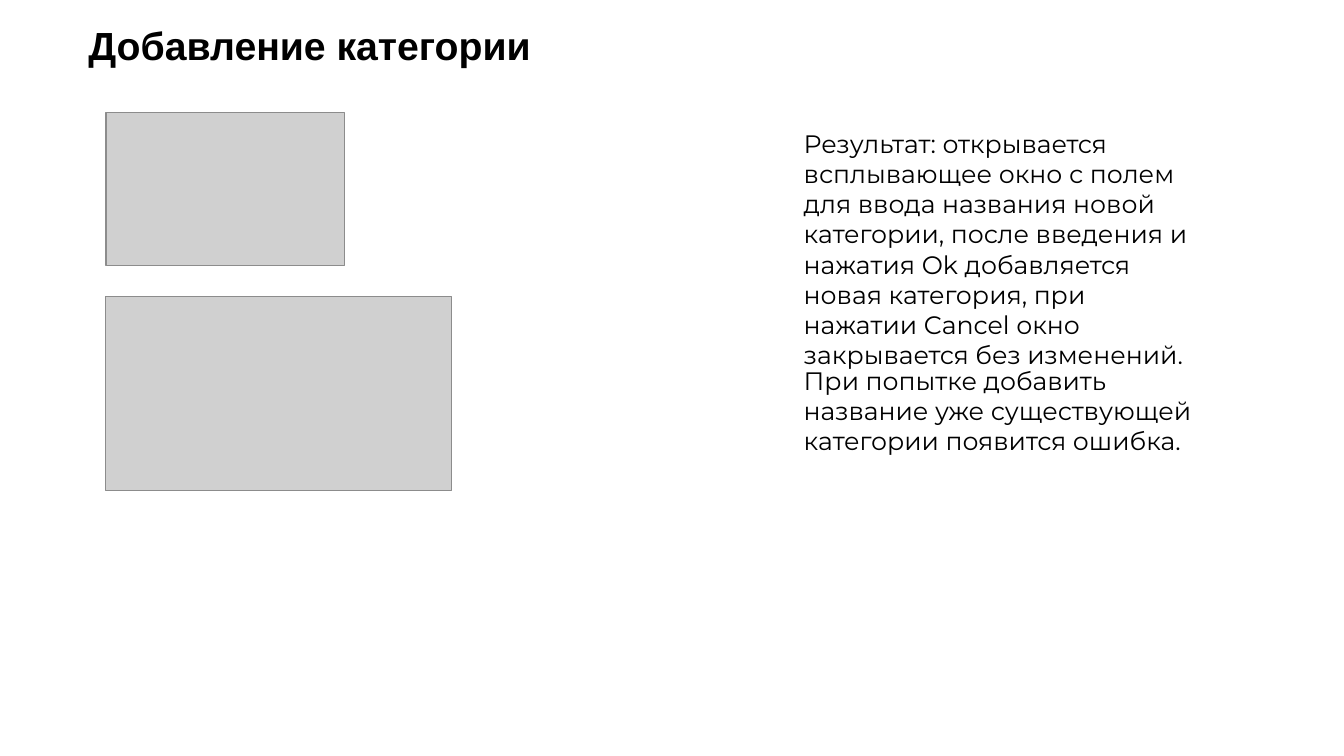
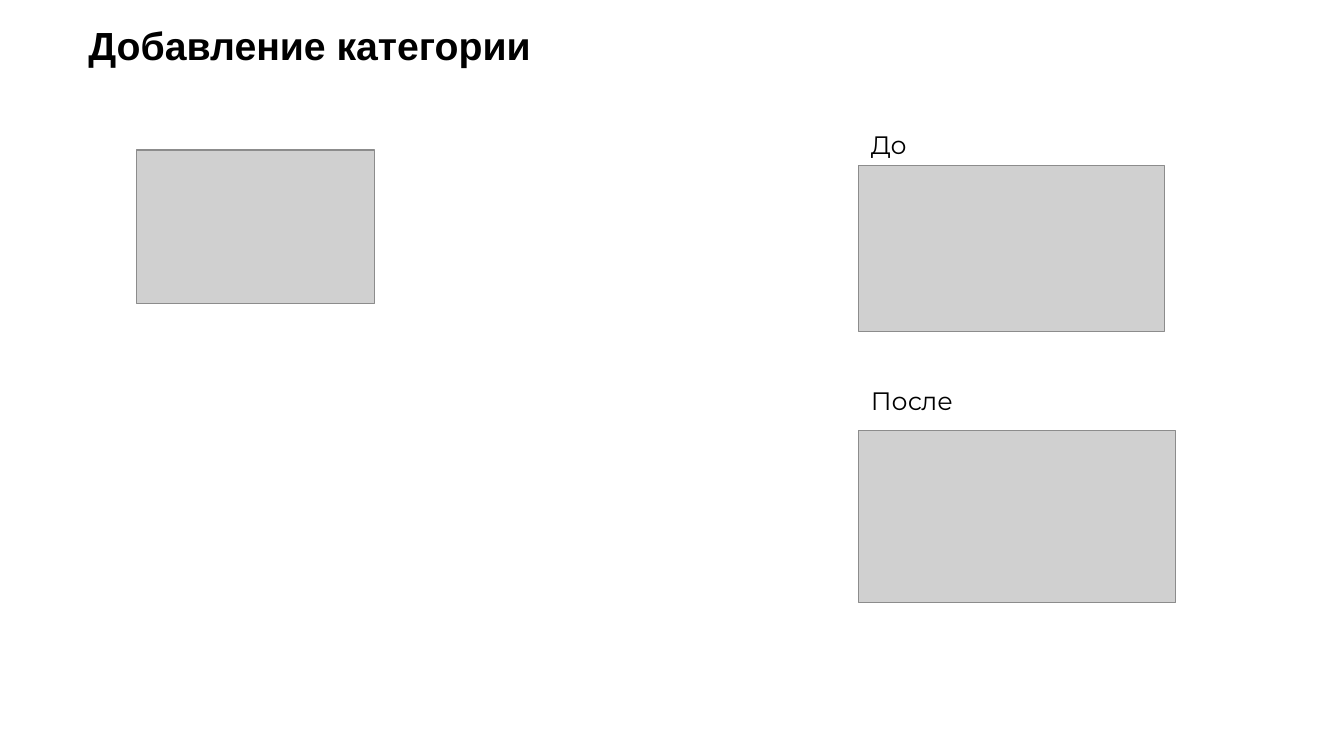
Before and after one commit to Samira13456/project3, a slide deck: slide 10 of pr3.pptx. Drawn at 1344x756 pixels with LibreOffice and Linux fonts; fonts in the diff are those of the drawing; grey boxes stand for pictures; background and template pictures are left out. Boxes give left, top, right and bottom in pixels: in the first picture for what was removed or moved away, otherwise in the second. Text is boxed around its words. In the diff, an @@ line names an element or a change of style, - is before the commit and + after.

```diff
--- a/pr3.pptx
+++ b/pr3.pptx
@@ text removed at [804, 135, 1187, 369] @@
-Результат: открывается всплывающее окно с полем для ввода названия новой категории, после введения и нажатия Ok добавляется новая категория, при нажатии Cancel окно закрывается без изменений.
@@ text added at [871, 136, 907, 158], 18 pt, text #000000 @@
+До
@@ picture: place and size @@
-picture at [106, 113, 344, 266]
+picture at [136, 150, 374, 303]
@@ picture added at [859, 165, 1165, 332] @@
@@ picture removed at [106, 296, 452, 491] @@
@@ text removed at [804, 365, 1191, 455] @@
-При попытке добавить название уже существующей категории появится ошибка.
@@ text added at [871, 392, 953, 410], 18 pt, text #000000 @@
+После
@@ picture added at [859, 431, 1177, 603] @@
```
Also in this commit, not shown: 7 other slides changed, 3 slides added, 2 slides removed.
